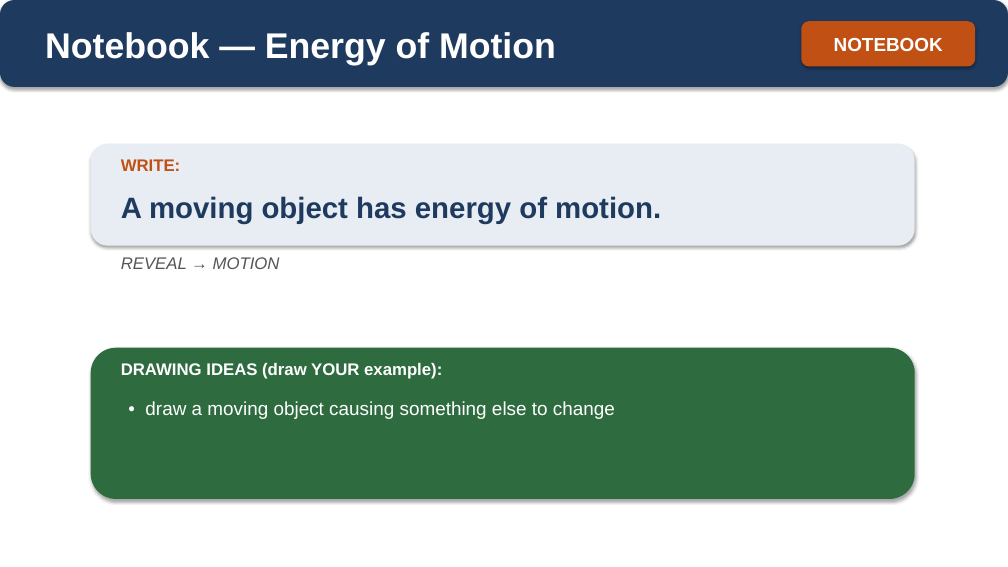
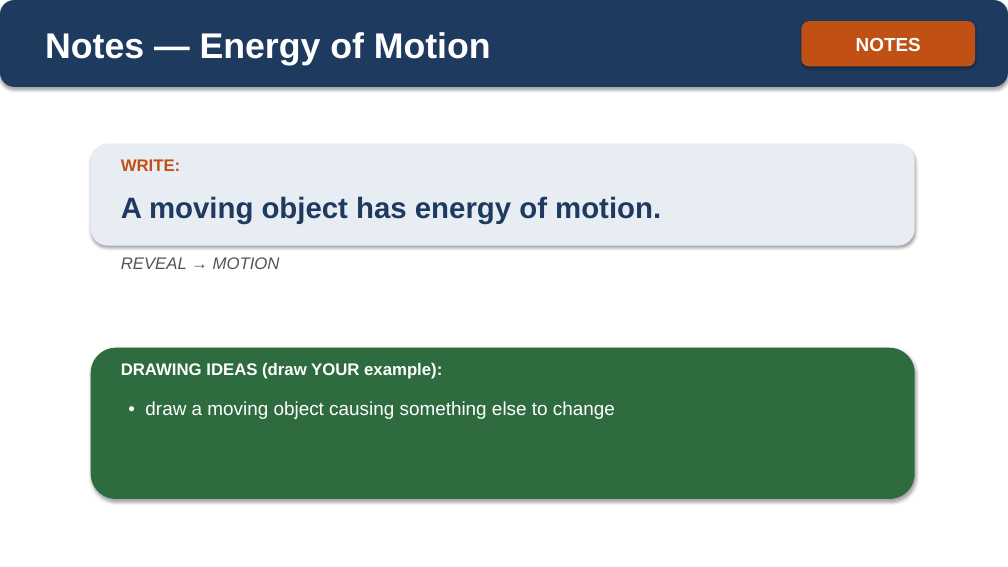
Before and after one commit to owenreagan-cyber/grade-4-energy-transfer-transformation, a slide deck: slide 13 of production/slides/02-ch2-moving-objects-have-energy-slides.pptx. Drawn at 1008x567 pixels with LibreOffice and Linux fonts; fonts in the diff are those of the drawing. Boxes give left, top, right and bottom in pixels: in the first picture for what was removed or moved away, otherwise in the second. Text is boxed around its words. In the diff, an @@ line names an element or a change of style, - is before the commit and + after.

```diff
--- a/production/slides/02-ch2-moving-objects-have-energy-slides.pptx
+++ b/production/slides/02-ch2-moving-objects-have-energy-slides.pptx
@@ text at (45, 32, 491, 65): text changed @@
-Notebook — Energy of Motion
+Notes — Energy of Motion
@@ text in rounded rectangle at (856, 37, 921, 51): text changed @@
-NOTEBOOK
+NOTES
```
Also in this commit, not shown: 2 other slides changed, 7 other files.
